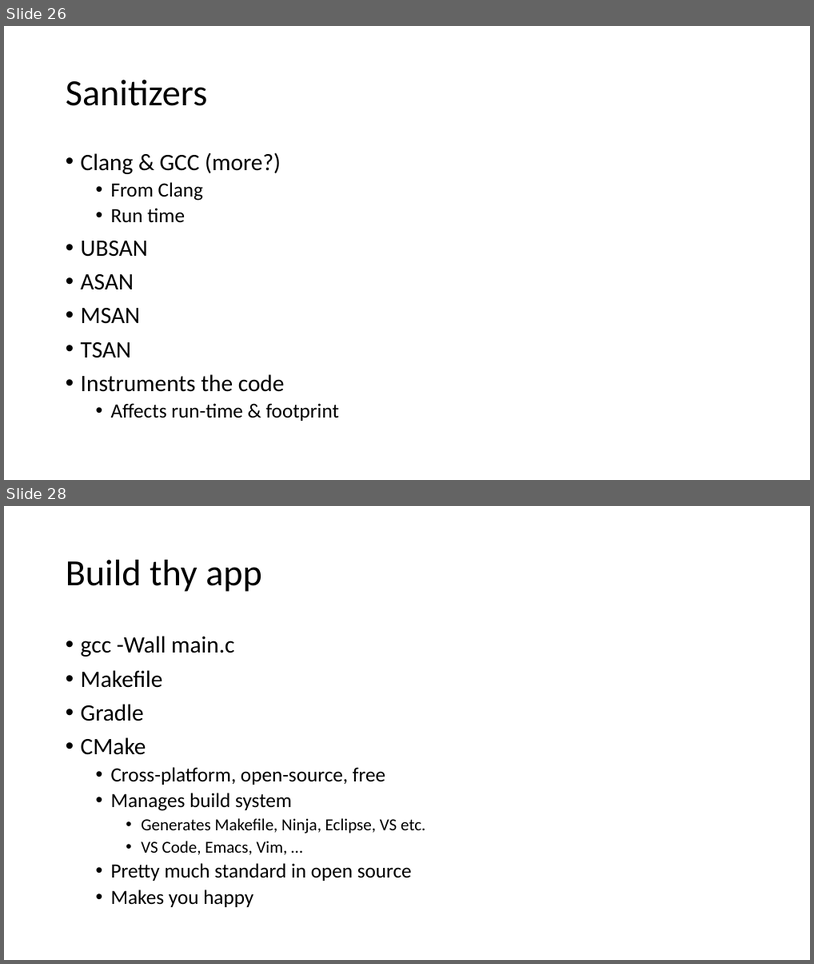
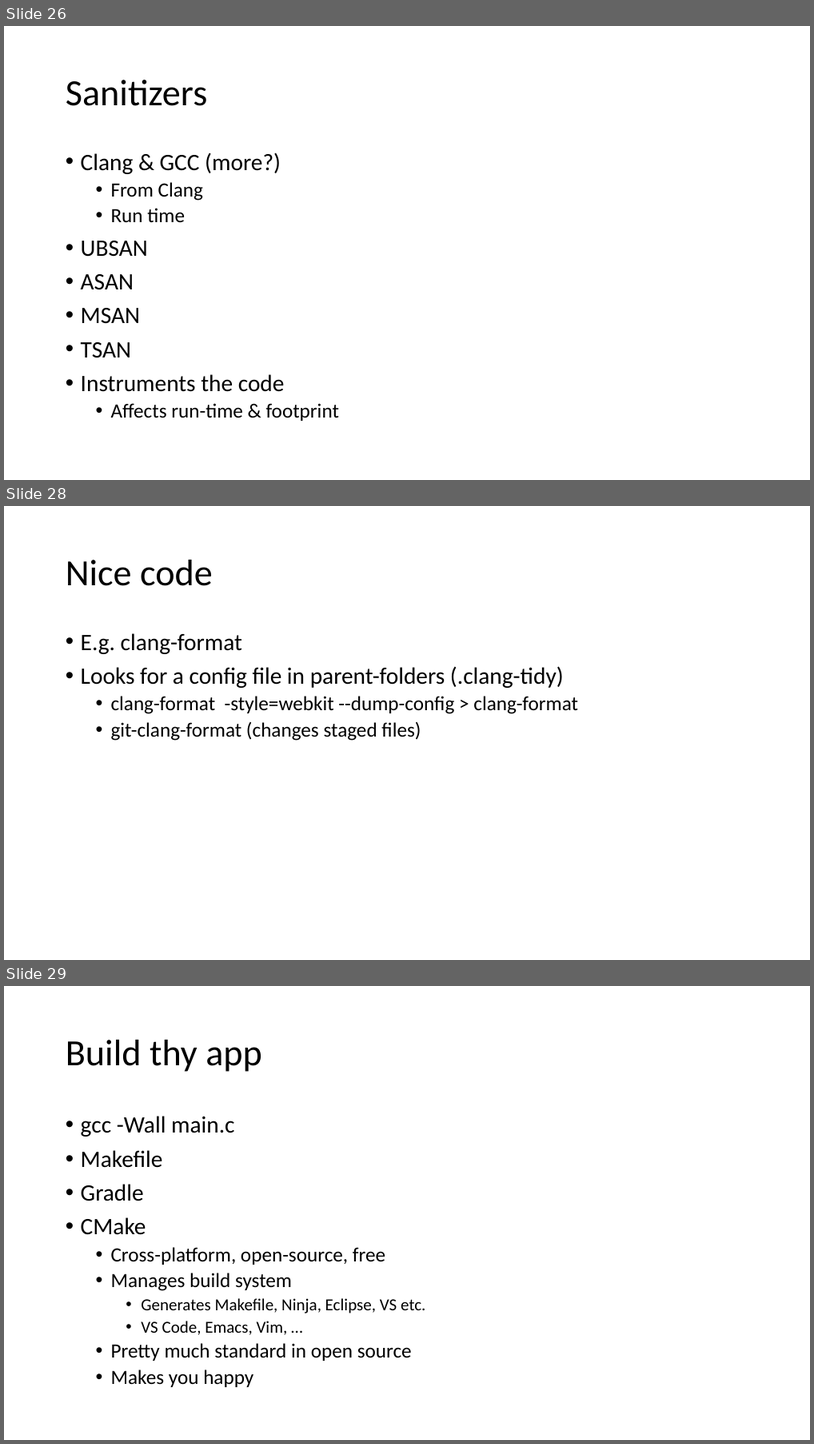
Before and after one commit to joelbygger/c_talk, a slide deck: presentation.pptx. Shown one above the other, each under a label of ours: slides 26 and 28 before the commit, slides 26, 28 and 29 after it; the slides between them are not shown. The pictures are 814x964 and 814x1444 pixels, drawn with LibreOffice and Linux fonts; fonts in the diff are those of the drawing. Boxes give left, top, right and bottom in pixels: in the first picture for what was removed or moved away, otherwise in the second. Text is boxed around its words. In the diff, an @@ line names an element or a change of style, - is before the commit and + after.

Commit message:
Updates.

```diff
--- a/presentation.pptx
+++ b/presentation.pptx
@@ slide 28 added at [4,506,810,960], background #FFFFFF @@
@@ title added at [66,560,213,586], 44 pt, text #000000 @@
+Nice code
@@ text added at [81,633,578,740], 24 pt, text #000000 @@
+• E.g. clang-format
+• Looks for a config file in parent-folders (.clang-tidy)
+  • clang-format -style=webkit --dump-config > clang-format
+  • git-clang-format (changes staged files)
@@ what was slide 28 is now slide 29 @@
```
Also in this commit, not shown: 1 slide changed.
